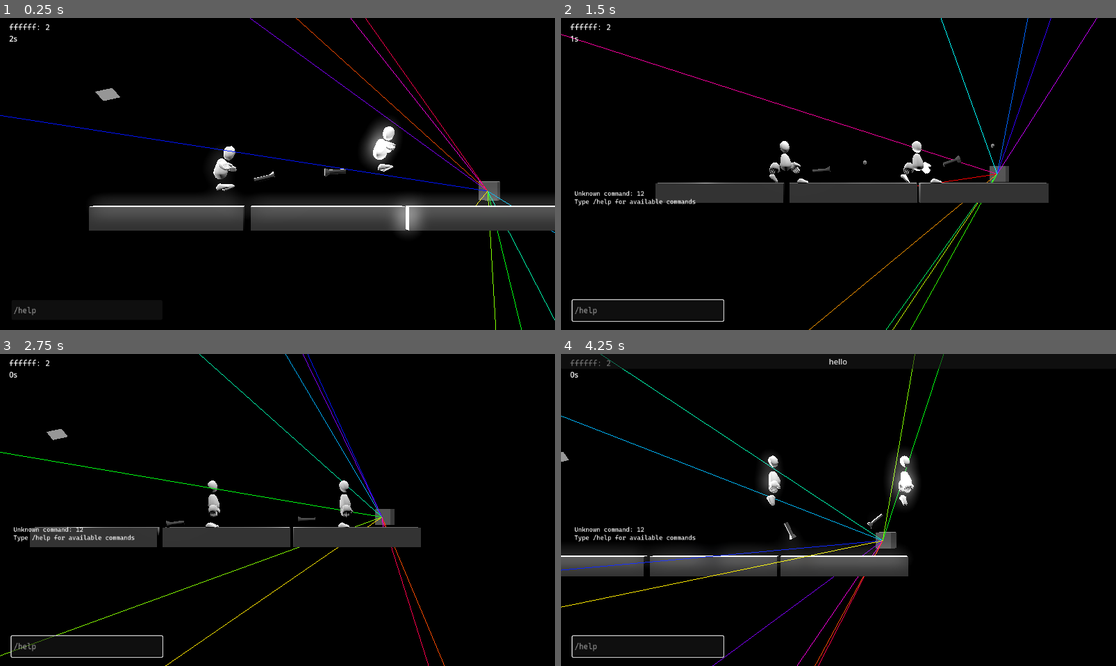
Above: before the commit, frames 1-4 (two rows, left to right).
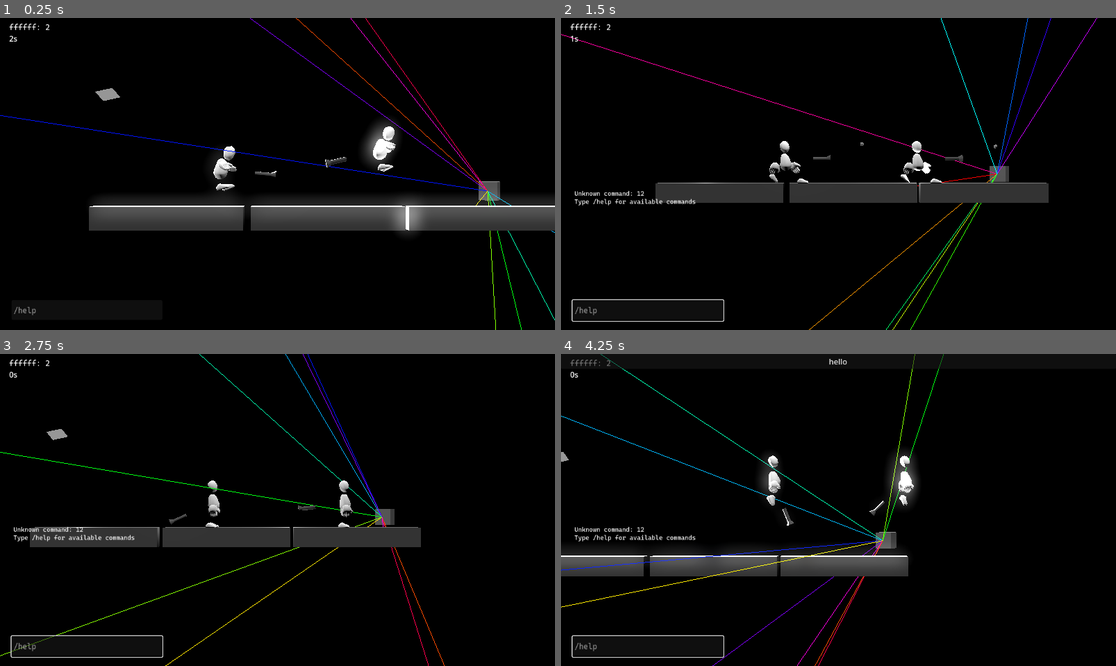
Above: after the commit, the same moments.

Repository: theowiik/project-epic-footsies-2
Game: Godot game, scene res://scenes/main.tscn
Two runs of this game, one before a commit and one after it. Both use one fixed random seed, a clock stepped at 60 frames per second and the inputs below. The engine's default icon, where the game draws it, is replaced by a stand-in: a white triangle on a blue panel in a dark square.
Inputs (mouse positions are in pixels of both pictures, inside the frame that each line leads up to):
- Up to frame 1 (0.25 s): no input
- Up to frame 2 (1.5 s): click (649, 311) at 0.52 s; type "12" at 0.6 s; tap Enter at 1.25 s; move the mouse to (960, 158) at 1.27 s; hold D from 1.28 s (still down); tap J at 1.35 s; click (960, 158) at 1.42 s
- Up to frame 3 (2.75 s): tap Space at 1.52, 2.27 s; move the mouse to (166, 525) at 2.02 s; release D at 2.03 s; hold S from 2.03 s (still down); tap J at 2.1 s
- Up to frame 4 (4.25 s): move the mouse to (894, 441) at 2.77 s; release S at 2.78 s; hold D 2.78-3.53 s; tap J at 2.85, 3.6 s; move the mouse to (810, 572) at 3.52 s; hold W from 3.53 s (still down); click (810, 572) at 3.67 s; tap Space at 3.77 s

The runs differ from the first frame. In frame 1, 0.2% of the frame differs, in the area x 45-63%, y 44-53%; in frame 2, 0.2%; in frame 3, 0.1%; in frame 4, 0.2%.

Commit message:
Aim based on aim pivot

Diff:
--- a/game/objects/player.tscn
+++ b/game/objects/player.tscn
@@ -1088,7 +1088,7 @@
 transform = Transform3D(-0.084994696, -0.022861838, 0.9961194, -0.0019436419, 0.9997386, 0.022779074, -0.9963794, 1.0477378e-09, -0.08501695, -0.015648961, -0.7733366, 0.08545542)
 
 [node name="LeftFoot" parent="Body" instance=ExtResource("7_i825w")]
-transform = Transform3D(-0.04335614, 0.36305597, 0.9307578, 0.0168934, 0.9317669, -0.36266273, -0.9989162, 7.450578e-09, -0.0465311, -0.48053372, -0.72694933, 0)
+transform = Transform3D(-0.043356135, 0.36305597, 0.9307578, 0.016893398, 0.9317669, -0.36266273, -0.99891615, 7.450578e-09, -0.0465311, -0.48053372, -0.72694933, 0)
 
 [node name="RightFoot" parent="Body" instance=ExtResource("8_3rfka")]
 transform = Transform3D(0.38144565, -0.46780634, 0.79728025, 0.20189689, 0.8838307, 0.42199564, -0.9020741, 1.4901158e-08, 0.43158168, 0.5934705, -0.58153754, 0.06384897)
@@ -1100,6 +1100,7 @@
 autoplay = "walk"
 
 [node name="AimPivot" type="Marker3D" parent="."]
+transform = Transform3D(1, 0, 0, 0, 1, 0, 0, 0, 1, 0, 0.7618495, 0)
 
 [node name="ShootPosition" type="Marker3D" parent="AimPivot"]
 transform = Transform3D(1, 0, 0, 0, 1, 0, 0, 0, 1, 2.524, 0, 0)
--- a/game/scripts/input/keyboard_mouse_input.gd
+++ b/game/scripts/input/keyboard_mouse_input.gd
@@ -60,7 +60,7 @@
 	if camera == null or player_node == null:
 		return Vector2.ZERO
 
-	var player_screen_pos = camera.unproject_position(player_node.global_position)
+	var player_screen_pos = camera.unproject_position(player_node.aim_pivot.global_position)
 	var mouse_pos = player_node.get_viewport().get_mouse_position()
 	var direction = (mouse_pos - player_screen_pos).normalized()
 
